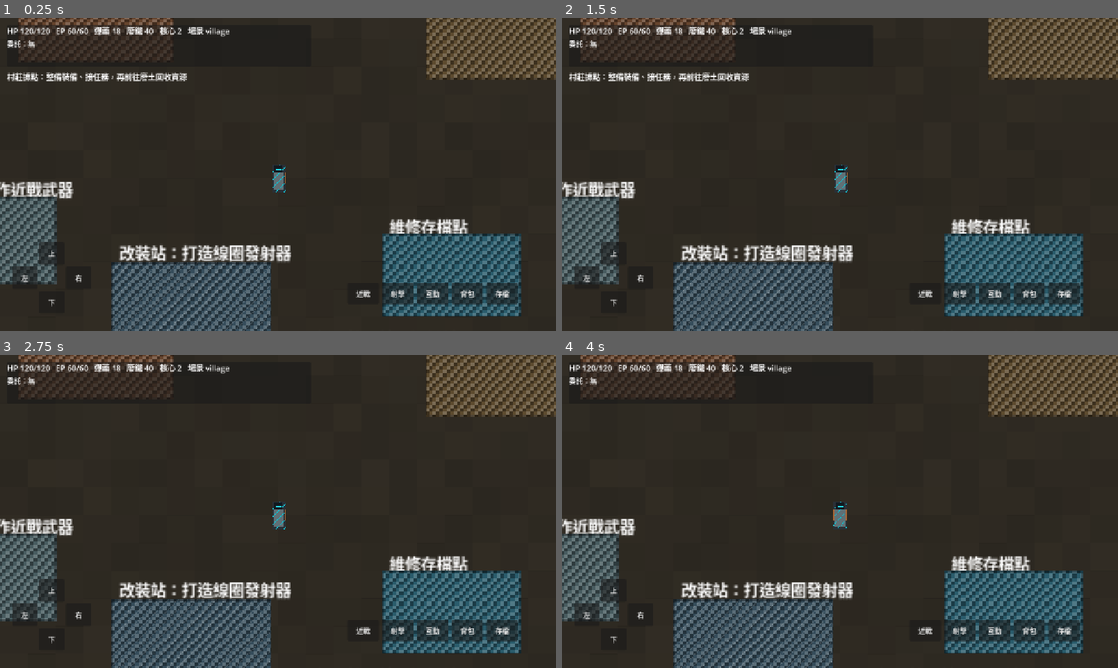
Above: before the commit, frames 1-4 (two rows, left to right).
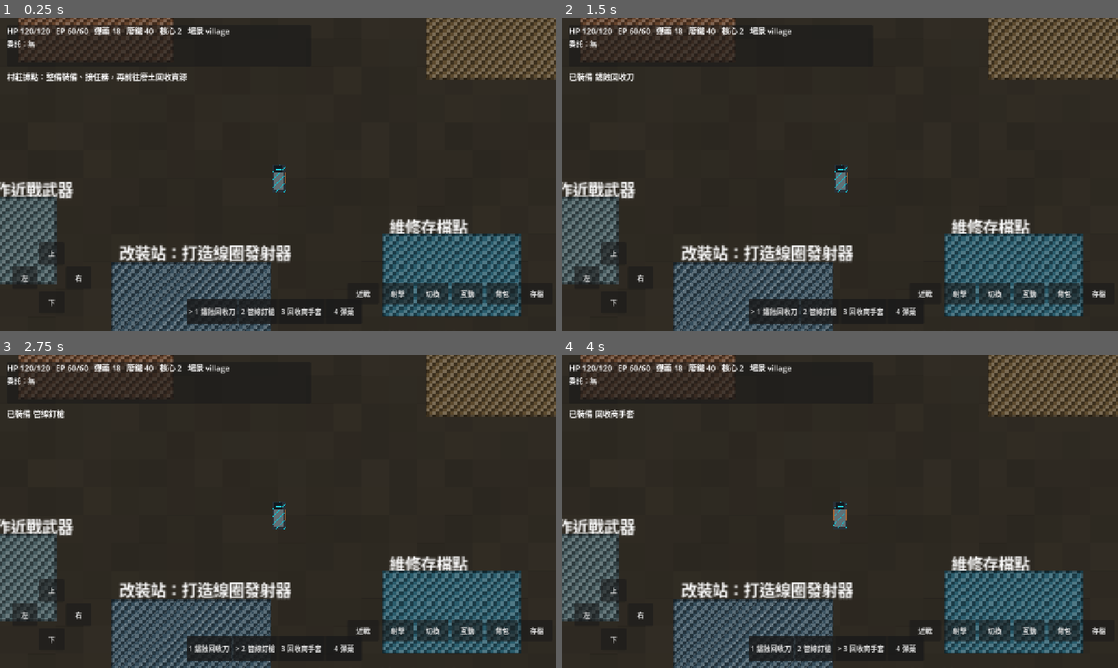
Above: after the commit, the same moments.

Repository: c112151127-ctrl/backmusuc
Game: Godot game, scene res://scenes/main/Main.tscn
The game is run twice, just before and just after one commit, with the same random seed, the same clock (stepped at 60 frames per second) and the same inputs.
Inputs (mouse positions are in pixels of both pictures, inside the frame that each line leads up to):
- Up to frame 1 (0.25 s): no input
- Up to frame 2 (1.5 s): click (773, 312) at 0.5 s, where only the run after the commit has a clickable "> 1 鏽蝕回收刀"; click (773, 312) at 1.25 s, where only the run after the commit has a clickable "> 1 鏽蝕回收刀"
- Up to frame 3 (2.75 s): click (255, 649) at 2 s, where only the run after the commit has a clickable "2 管線釘槍"
- Up to frame 4 (4 s): click (773, 649) at 2.75 s, where only the run after the commit has a clickable "1 鏽蝕回收刀"; click (862, 649) at 3.5 s, where only the run after the commit has a clickable "3 回收商手套"

The runs differ from the first frame. In frame 1, 1.6% of the frame differs, in the area x 33-98%, y 86-98%; in frame 2, 2.2%, in the area x 1-98%, y 17-98%; in frame 3, 1.8%; in frame 4, 1.8%.

Commit message:
Add equipment quickbar controls

Diff:
--- a/docs/automated_playtest_report.json
+++ b/docs/automated_playtest_report.json
@@ -18,6 +18,14 @@
 		},
 		{
 			"label": "village: inventory opens through input",
+			"passed": true
+		},
+		{
+			"label": "village: HUD shows 4 quick slots",
+			"passed": true
+		},
+		{
+			"label": "village: swap input cycles quick slot",
 			"passed": true
 		},
 		{
@@ -89,6 +97,7 @@
 			"cores": 3
 		},
 		"village": {
+			"active_quick_slot": 1,
 			"has_spark_cutter": true,
 			"inventory_open": true,
 			"position": {
@@ -97,7 +106,7 @@
 			}
 		},
 		"wasteland": {
-			"ammo_after_ranged": 18,
+			"ammo_after_ranged": 17,
 			"enemy_count": 30,
 			"position": {
 				"x": 720.0,
--- a/scenes/player/Player.gd
+++ b/scenes/player/Player.gd
@@ -49,7 +49,11 @@
 		_ranged_attack()
 	if Input.is_action_just_pressed("swap_weapon"):
 		state = PlayerState.SWAP_TOOL
-		GameState.notify("切換工具：近戰/遠程循環")
+		GameState.use_next_quick_slot()
+	for slot_index in range(4):
+		if Input.is_action_just_pressed("quick_slot_%d" % [slot_index + 1]):
+			state = PlayerState.SWAP_TOOL
+			GameState.use_quick_slot(slot_index)
 	if Input.is_action_just_pressed("save_game"):
 		SaveManager.save_game()
 	if Input.is_action_just_pressed("load_game"):
--- a/scenes/ui/HUD.gd
+++ b/scenes/ui/HUD.gd
@@ -2,6 +2,7 @@
 
 var stats_label: Label
 var quest_label: Label
+var quick_bar: HBoxContainer
 var inventory_panel: PanelContainer
 var inventory_list: VBoxContainer
 var notice_label: Label
@@ -12,6 +13,7 @@
 	GameState.stats_changed.connect(_refresh)
 	GameState.inventory_changed.connect(_refresh_inventory)
 	GameState.equipment_changed.connect(_refresh_inventory)
+	GameState.equipment_changed.connect(_refresh_hotbar)
 	GameState.notification_requested.connect(_show_notice)
 	_refresh()
 	_refresh_inventory()
@@ -64,8 +66,20 @@
 	inventory_list = VBoxContainer.new()
 	inventory_panel.add_child(inventory_list)
 
+	_add_quick_bar(root)
 	_add_touch_dpad(root)
 	_add_action_buttons(root)
+
+func _add_quick_bar(root: Control) -> void:
+	var panel := PanelContainer.new()
+	panel.name = "QuickBarPanel"
+	panel.position = Vector2(430, 646)
+	panel.custom_minimum_size = Vector2(360, 58)
+	root.add_child(panel)
+	quick_bar = HBoxContainer.new()
+	quick_bar.name = "QuickBar"
+	quick_bar.add_theme_constant_override("separation", 6)
+	panel.add_child(quick_bar)
 
 func _add_touch_dpad(root: Control) -> void:
 	var dpad := GridContainer.new()
@@ -93,6 +107,7 @@
 	root.add_child(touch_box)
 	_add_touch_button(touch_box, "近戰", "attack_melee")
 	_add_touch_button(touch_box, "射擊", "attack_ranged")
+	_add_touch_button(touch_box, "切換", "swap_weapon")
 	_add_touch_button(touch_box, "互動", "interact")
 	_add_touch_button(touch_box, "背包", "open_inventory")
 	_add_touch_button(touch_box, "存檔", "save_game")
@@ -146,6 +161,25 @@
 		GameState.current_scene_id
 	]
 	quest_label.text = "委託：%s" % GameState.active_quest_summary()
+	_refresh_hotbar()
+
+func _refresh_hotbar() -> void:
+	if quick_bar == null:
+		return
+	for child in quick_bar.get_children():
+		child.queue_free()
+	for i in range(GameState.quick_slots.size()):
+		var item_id := String(GameState.quick_slots[i])
+		var button := Button.new()
+		button.name = "QuickSlot%d" % [i + 1]
+		button.custom_minimum_size = Vector2(82, 44)
+		button.add_to_group("hotbar_slot")
+		button.set_meta("quick_slot_index", i)
+		button.text = "%d %s" % [i + 1, _short_name(item_id)]
+		if i == GameState.active_quick_slot:
+			button.text = "> " + button.text
+		button.pressed.connect(GameState.use_quick_slot.bind(i))
+		quick_bar.add_child(button)
 
 func _refresh_inventory() -> void:
 	for child in inventory_list.get_children():
@@ -181,6 +215,12 @@
 		return String(DataRegistry.get_resource(item_id).get("name", item_id))
 	return item_id
 
+func _short_name(item_id: String) -> String:
+	var name := _display_name(item_id)
+	if name.length() > 5:
+		return name.substr(0, 5)
+	return name
+
 func _show_notice(message: String) -> void:
 	notice_label.text = message
 	notice_label.visible = true
--- a/scripts/autoload/GameState.gd
+++ b/scripts/autoload/GameState.gd
@@ -26,6 +26,8 @@
 var completed_quests: Array[String] = []
 var quest_progress: Dictionary = {}
 var inventory: Dictionary = {}
+var quick_slots: Array[String] = ["rust_blade", "pipe_rifle", "recycler_glove", "ammo"]
+var active_quick_slot := 0
 var equipment: Dictionary = {
 	"weapon": "rust_blade",
 	"ranged": "pipe_rifle",
@@ -53,6 +55,7 @@
 	active_quest_id = ""
 	completed_quests.clear()
 	quest_progress.clear()
+	active_quick_slot = 0
 	inventory = {
 		"scrap": scrap,
 		"ammo": ammo,
@@ -62,6 +65,7 @@
 		"patched_armor": 1,
 		"recycler_glove": 1
 	}
+	quick_slots = ["rust_blade", "pipe_rifle", "recycler_glove", "ammo"]
 	if emit_changes:
 		_emit_all()
 
@@ -111,9 +115,47 @@
 	var item := DataRegistry.get_equipment(item_id)
 	var slot := String(item.get("slot", "tool"))
 	equipment[slot] = item_id
+	_sync_quick_slot_for_equipment(slot, item_id)
 	equipment_changed.emit()
 	stats_changed.emit()
 	notify("已裝備 %s" % String(item.get("name", item_id)))
+	return true
+
+func use_quick_slot(index: int) -> bool:
+	if index < 0 or index >= quick_slots.size():
+		return false
+	active_quick_slot = index
+	var item_id := String(quick_slots[index])
+	if item_id.is_empty():
+		notify("快捷欄 %d 尚未設定" % [index + 1])
+		equipment_changed.emit()
+		return false
+	if DataRegistry.get_equipment(item_id).size() > 0:
+		return equip_item(item_id)
+	var resource := DataRegistry.get_resource(item_id)
+	if not resource.is_empty():
+		notify("快捷欄 %d：%s x%d" % [index + 1, String(resource.get("name", item_id)), int(inventory.get(item_id, 0))])
+		equipment_changed.emit()
+		return true
+	notify("快捷欄 %d 找不到項目: %s" % [index + 1, item_id])
+	equipment_changed.emit()
+	return false
+
+func use_next_quick_slot() -> bool:
+	if quick_slots.is_empty():
+		return false
+	var next_index := (active_quick_slot + 1) % quick_slots.size()
+	return use_quick_slot(next_index)
+
+func set_quick_slot(index: int, item_id: String) -> bool:
+	if index < 0 or index >= quick_slots.size():
+		return false
+	if not inventory.has(item_id):
+		notify("背包沒有 %s，無法放入快捷欄" % item_id)
+		return false
+	quick_slots[index] = item_id
+	equipment_changed.emit()
+	notify("快捷欄 %d 設為 %s" % [index + 1, _item_display_name(item_id)])
 	return true
 
 func get_stat_bonus(stat_name: String) -> int:
@@ -254,7 +296,9 @@
 		"discovered_events": discovered_events,
 		"active_quest_id": active_quest_id,
 		"completed_quests": completed_quests,
-		"quest_progress": quest_progress
+		"quest_progress": quest_progress,
+		"quick_slots": quick_slots,
+		"active_quick_slot": active_quick_slot
 	}
 
 func load_save_data(data: Dictionary) -> bool:
@@ -275,6 +319,8 @@
 	active_quest_id = String(data.get("active_quest_id", ""))
 	completed_quests.assign(data.get("completed_quests", []))
 	quest_progress = data.get("quest_progress", {})
+	quick_slots.assign(data.get("quick_slots", ["rust_blade", "pipe_rifle", "recycler_glove", "ammo"]))
+	active_quick_slot = int(data.get("active_quick_slot", 0))
 	ammo = int(inventory.get("ammo", 0))
 	scrap = int(inventory.get("scrap", 0))
 	cores = int(inventory.get("mutant_core", 0))
@@ -286,6 +332,27 @@
 	stats_changed.emit()
 	inventory_changed.emit()
 	equipment_changed.emit()
+
+func _sync_quick_slot_for_equipment(slot: String, item_id: String) -> void:
+	var index := -1
+	match slot:
+		"weapon":
+			index = 0
+		"ranged":
+			index = 1
+		"tool":
+			index = 2
+	if index >= 0 and index < quick_slots.size():
+		quick_slots[index] = item_id
+
+func _item_display_name(item_id: String) -> String:
+	var equipment_data := DataRegistry.get_equipment(item_id)
+	if not equipment_data.is_empty():
+		return String(equipment_data.get("name", item_id))
+	var resource := DataRegistry.get_resource(item_id)
+	if not resource.is_empty():
+		return String(resource.get("name", item_id))
+	return item_id
 
 func _ensure_input_actions() -> void:
 	_register_key("move_up", KEY_W)
@@ -297,6 +364,10 @@
 	_register_key("save_game", KEY_F5)
 	_register_key("load_game", KEY_F9)
 	_register_key("swap_weapon", KEY_Q)
+	_register_key("quick_slot_1", KEY_1)
+	_register_key("quick_slot_2", KEY_2)
+	_register_key("quick_slot_3", KEY_3)
+	_register_key("quick_slot_4", KEY_4)
 	_register_key("attack_melee", KEY_SPACE)
 	_register_mouse("attack_melee", MOUSE_BUTTON_LEFT)
 	_register_mouse("attack_ranged", MOUSE_BUTTON_RIGHT)
--- a/scripts/tests/AutomatedPlaytestRunner.gd
+++ b/scripts/tests/AutomatedPlaytestRunner.gd
@@ -44,13 +44,19 @@
 	await _tap_action("open_inventory")
 	var inventory_panel := _first_node_by_name(village, "InventoryPanel") as PanelContainer
 	_expect(inventory_panel != null and inventory_panel.visible, "village: inventory opens through input")
+	var hotbar_slots := get_tree().get_nodes_in_group("hotbar_slot")
+	_expect(hotbar_slots.size() >= 4, "village: HUD shows 4 quick slots")
+	var active_before := GameState.active_quick_slot
+	await _tap_action("swap_weapon")
+	_expect(GameState.active_quick_slot != active_before, "village: swap input cycles quick slot")
 	GameState.add_item("bio_crystal", 1)
 	var crafted := InventorySystem.craft_basic_upgrade()
 	_expect(crafted and GameState.inventory.has("spark_cutter"), "village: craft station loop can create weapon")
 	_record_snapshot("village", {
 		"position": _vector_to_data(player.global_position if player != null else Vector2.ZERO),
 		"inventory_open": inventory_panel.visible if inventory_panel != null else false,
-		"has_spark_cutter": GameState.inventory.has("spark_cutter")
+		"has_spark_cutter": GameState.inventory.has("spark_cutter"),
+		"active_quick_slot": GameState.active_quick_slot
 	})
 	village.queue_free()
 	await _settle_frames(2)
--- a/scripts/tests/VerticalSliceVerifier.gd
+++ b/scripts/tests/VerticalSliceVerifier.gd
@@ -129,6 +129,7 @@
 	_expect(String(after.equipment.weapon) == "spark_cutter", "save roundtrip restores equipped weapon")
 	_expect(String(after.get("active_quest_id", "")) == "clear_scrap_route", "save roundtrip restores active quest")
 	_expect(int(after.get("quest_progress", {}).get("defeat_enemy", 0)) == 2, "save roundtrip restores quest progress")
+	_expect(String(after.get("quick_slots", [])[0]) == "spark_cutter", "save roundtrip restores quick slot equipment")
 
 func _load_save_without_scene_change() -> bool:
 	if not FileAccess.file_exists("user://save_game.json"):
@@ -283,20 +284,39 @@
 		"attack_ranged",
 		"interact",
 		"open_inventory",
-		"save_game"
+		"save_game",
+		"swap_weapon",
+		"quick_slot_1",
+		"quick_slot_2",
+		"quick_slot_3",
+		"quick_slot_4"
 	]
 	for action_name in required_actions:
 		_expect(InputMap.has_action(action_name), "input action exists: " + action_name)
 	var move_buttons := get_tree().get_nodes_in_group("touch_move_control")
 	var action_buttons := get_tree().get_nodes_in_group("touch_action_control")
+	var hotbar_slots := get_tree().get_nodes_in_group("hotbar_slot")
 	_expect(move_buttons.size() >= 4, "touch controls include 4 movement buttons")
-	_expect(action_buttons.size() >= 5, "touch controls include 5 action buttons")
+	_expect(action_buttons.size() >= 6, "touch controls include 6 action buttons")
+	_expect(hotbar_slots.size() >= 4, "HUD includes 4 quick slots")
 	var seen_actions: Dictionary = {}
 	for button in move_buttons + action_buttons:
 		if button.has_meta("input_action"):
 			seen_actions[String(button.get_meta("input_action"))] = true
 	for action_name in required_actions:
+		if action_name.begins_with("quick_slot_"):
+			continue
 		_expect(seen_actions.has(action_name), "touch control maps action: " + action_name)
+	var seen_quick_slots: Dictionary = {}
+	for slot in hotbar_slots:
+		if slot.has_meta("quick_slot_index"):
+			seen_quick_slots[int(slot.get_meta("quick_slot_index"))] = true
+	for i in range(4):
+		_expect(seen_quick_slots.has(i), "quick slot exists: %d" % [i + 1])
+	_expect(GameState.use_quick_slot(1), "quick slot can equip ranged item")
+	_expect(GameState.active_quick_slot == 1, "quick slot updates active selection")
+	_expect(GameState.use_next_quick_slot(), "swap weapon cycles quick slot")
+	_expect(GameState.active_quick_slot == 2, "swap weapon selects next quick slot")
 	instance.queue_free()
 	await get_tree().process_frame
 
Not shown, changed: docs/PLAYTEST_CHECKLIST.md
Not shown, changed: docs/SRS_TRACEABILITY.md
